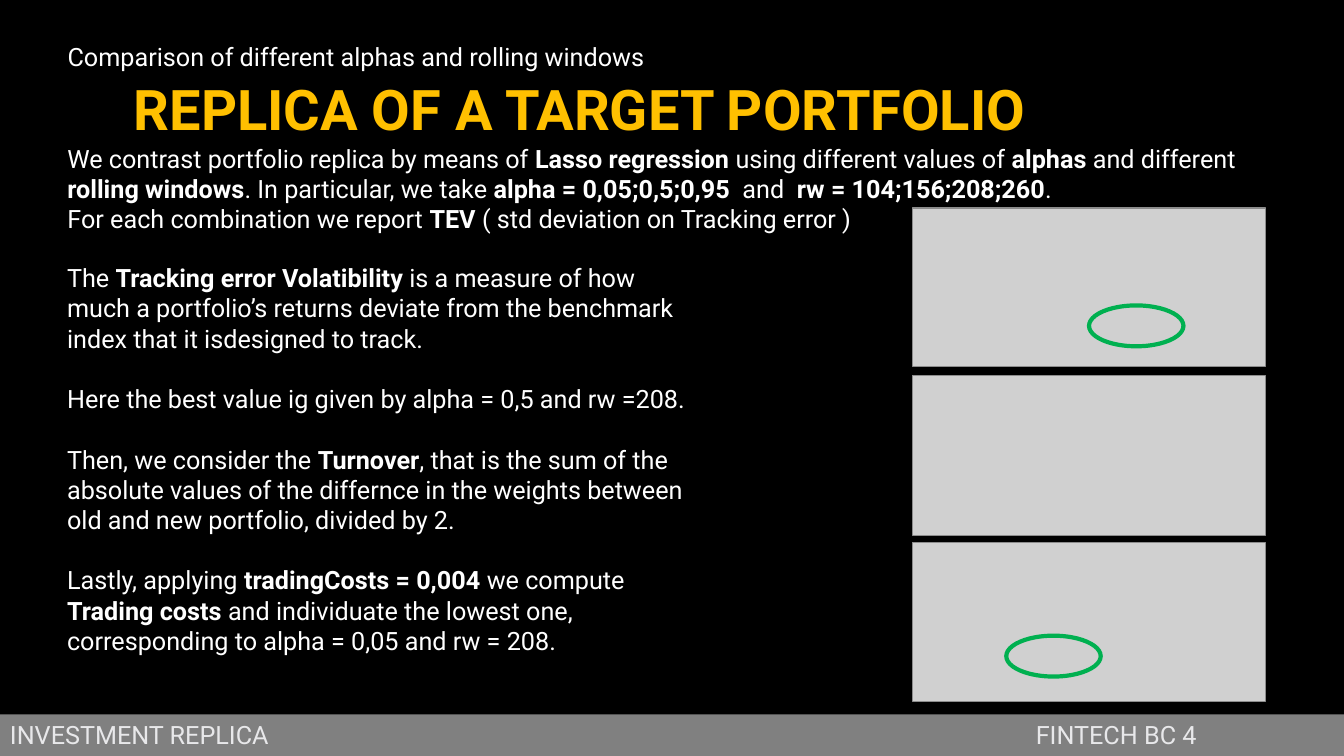
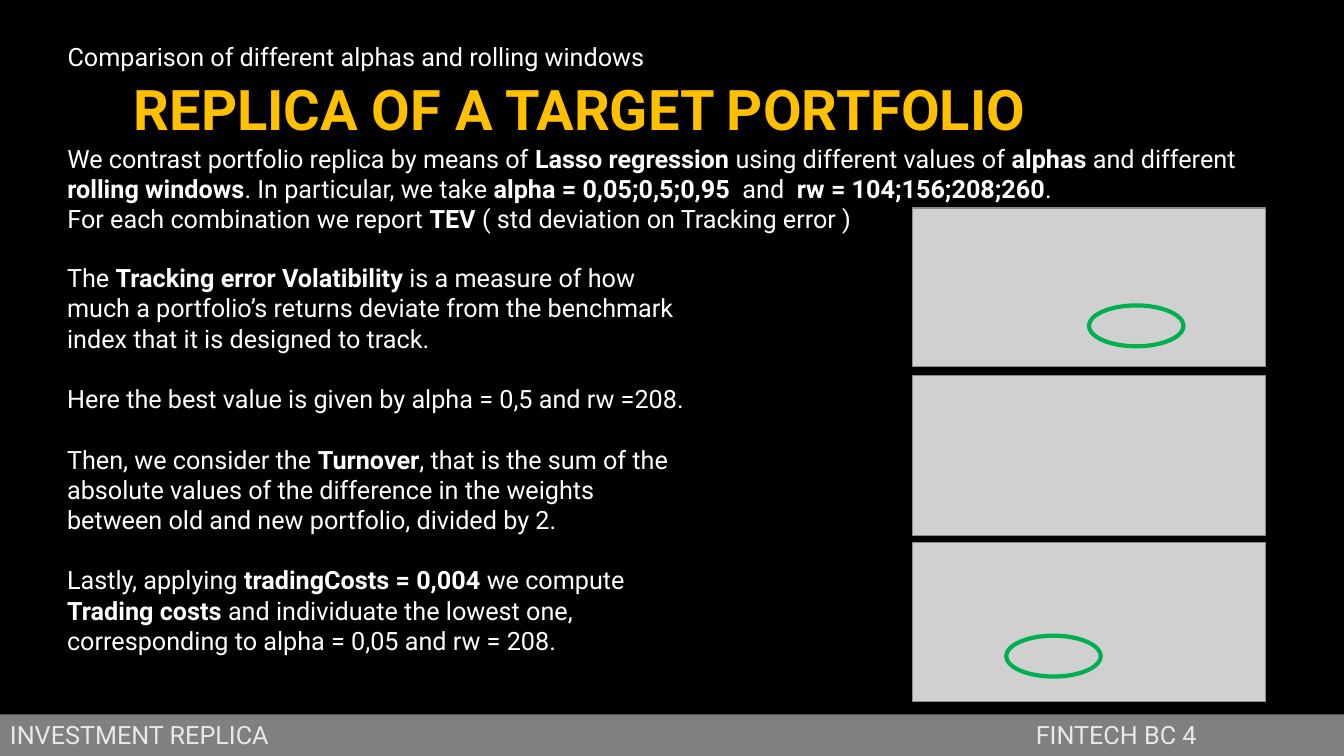
Before and after one commit to jstringara/Fintech, a slide deck: slide 7 of BC4/Bozza.pptx. Drawn at 1344x756 pixels with LibreOffice and Linux fonts; fonts in the diff are those of the drawing; grey boxes stand for pictures; background and template pictures are left out. Boxes give left, top, right and bottom in pixels: in the first picture for what was removed or moved away, otherwise in the second. Text is boxed around its words. In the diff, an @@ line names an element or a change of style, - is before the commit and + after.

```diff
--- a/BC4/Bozza.pptx
+++ b/BC4/Bozza.pptx
@@ text at [67,268,684,535]: text changed @@
-The Tracking error Volatibility is a measure of how much a portfolio’s returns deviate from the benchmark index that it isdesigned to track.
-Here the best value ig given by alpha = 0,5 and rw =208.
-Then, we consider the Turnover, that is the sum of the absolute values of the differnce in the weights between old and new portfolio, divided by 2.
+The Tracking error Volatibility is a measure of how much a portfolio’s returns deviate from the benchmark index that it is designed to track.
+Here the best value is given by alpha = 0,5 and rw =208.
+Then, we consider the Turnover, that is the sum of the absolute values of the difference in the weights between old and new portfolio, divided by 2.
```
Also in this commit, not shown: 6 other slides changed.
